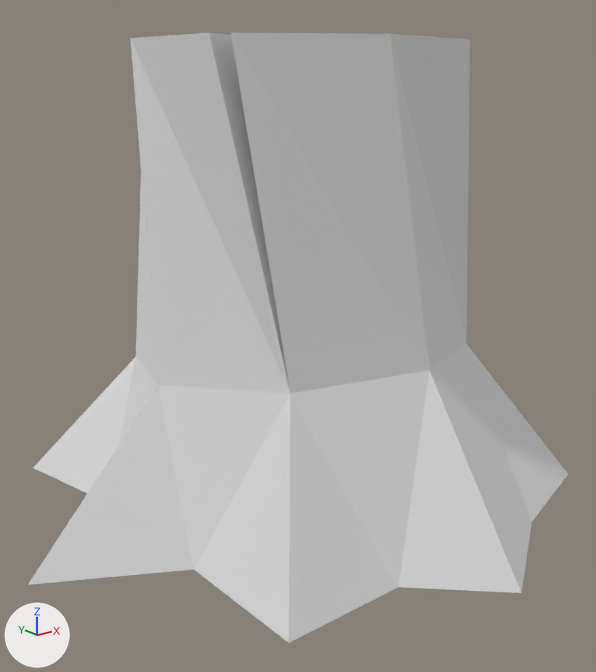
Renders of the glTF model public/models/stump.glb from each side of a commit.
One viewpoint serves both versions: a 50 mm camera at (-0.854, -1.117, 0.678) aimed at (0.0, -0.05, 0.251). The lights are fixed; the arrows at lower left show +X, +Y and +Z. Where no turn or scale is listed for an object, it has been applied to the vertices.

Objects in the first picture: 'stump'.
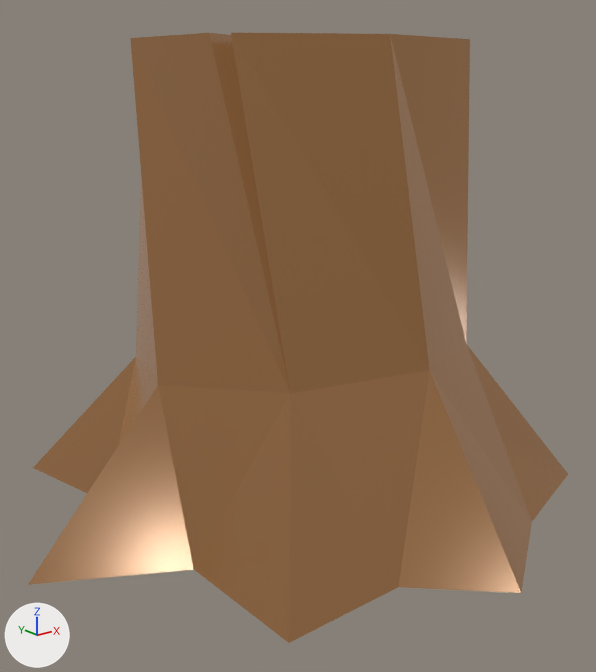
Scene script edits in JSON lines:
```json
{"op": "add", "block": "img_base", "code": ["img_base = load_image('base', '_unpacked/base', 1024, 1024, 'sRGB')"]}
{"op": "add", "block": "mat_lowpoly_colors_001", "code": ["mat_lowpoly_colors_001 = bpy.data.materials.new('LOWPOLY-COLORS.001')", "# uses the picture img_base"]}
{"block": "me_stump", "where": "me_stump.from_pydata(...)  # 51 vertices, 98 faces; spans x -0.513..0.549, y -0.525..0.467, z -0.054..0.732"}
{"op": "remove", "block": "me_stump", "code": "me_stump.materials.append(mat_lowpoly_colors)  # white #e7e7e7"}
{"op": "add", "block": "me_stump", "code": "me_stump.materials.append(mat_lowpoly_colors_001)"}
```

Pixel boxes (x1, y1, x2, y2) of what changed, in the pictures (596 x 672 px):
```json
{"object": "stump", "change": "recoloured", "before": [28, 33, 568, 643], "after": [28, 33, 568, 643], "on screen": "grey to brown"}
```
